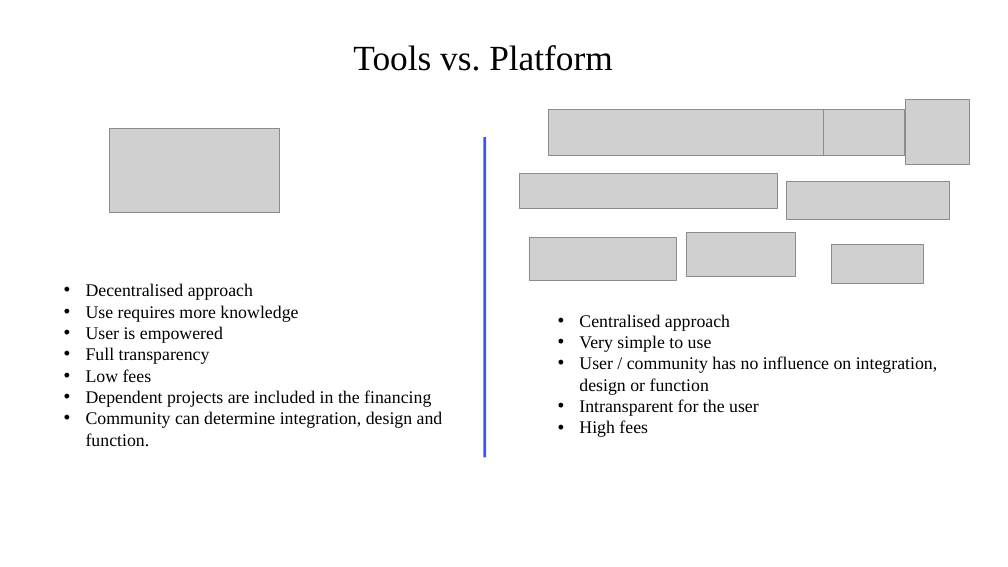
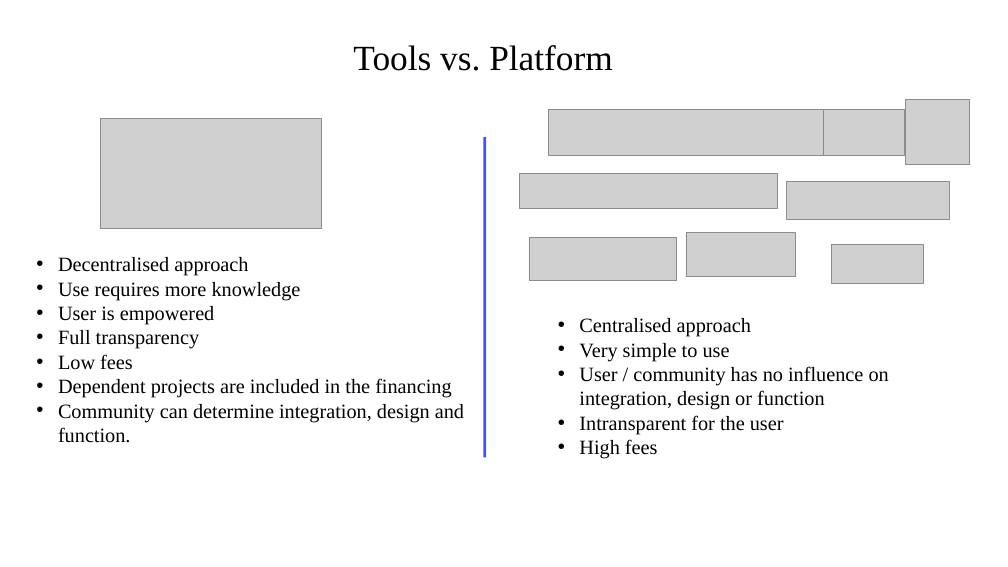
Before and after one commit to protontypes/documents, a slide deck: slide 4 of slides/protontypes_LibreSelery.odp. Drawn at 1008x567 pixels with LibreOffice and Linux fonts; fonts in the diff are those of the drawing; grey boxes stand for pictures; background and template pictures are left out. Boxes give left, top, right and bottom in pixels: in the first picture for what was removed or moved away, otherwise in the second. Text is boxed around its words. In the diff, an @@ line names an element or a change of style, - is before the commit and + after.

```diff
--- a/slides/protontypes_LibreSelery.odp
+++ b/slides/protontypes_LibreSelery.odp
@@ picture: place and size @@
-picture at bbox=[110, 128, 280, 213]
+picture at bbox=[101, 119, 321, 229]
@@ text "Decentralised approach" at bbox=[58, 257, 464, 443]: size 14 to 16 pt @@
@@ text "Decentralised approach": place and size @@
-text "Decentralised approach" at bbox=[86, 283, 443, 446]
+text "Decentralised approach" at bbox=[58, 257, 464, 443]
@@ text "Centralised approach" at bbox=[579, 318, 889, 459]: size 14 to 16 pt @@
```
Also in this commit, not shown: 3 other slides changed, 1 other file.
